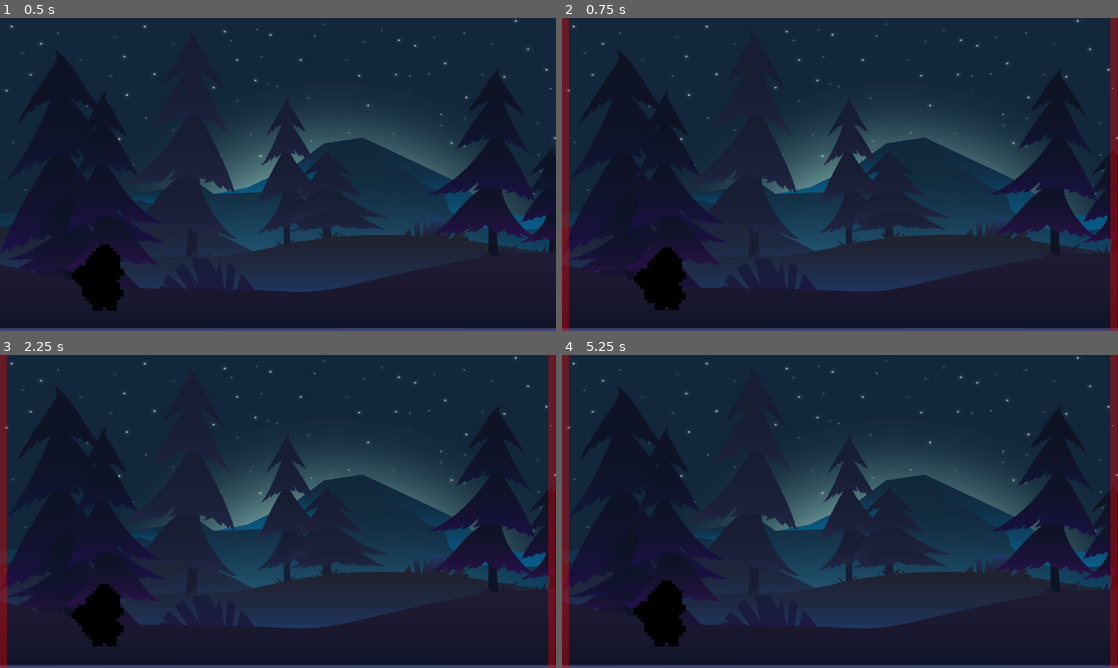
Above: before the commit, frames 1-4 (two rows, left to right).
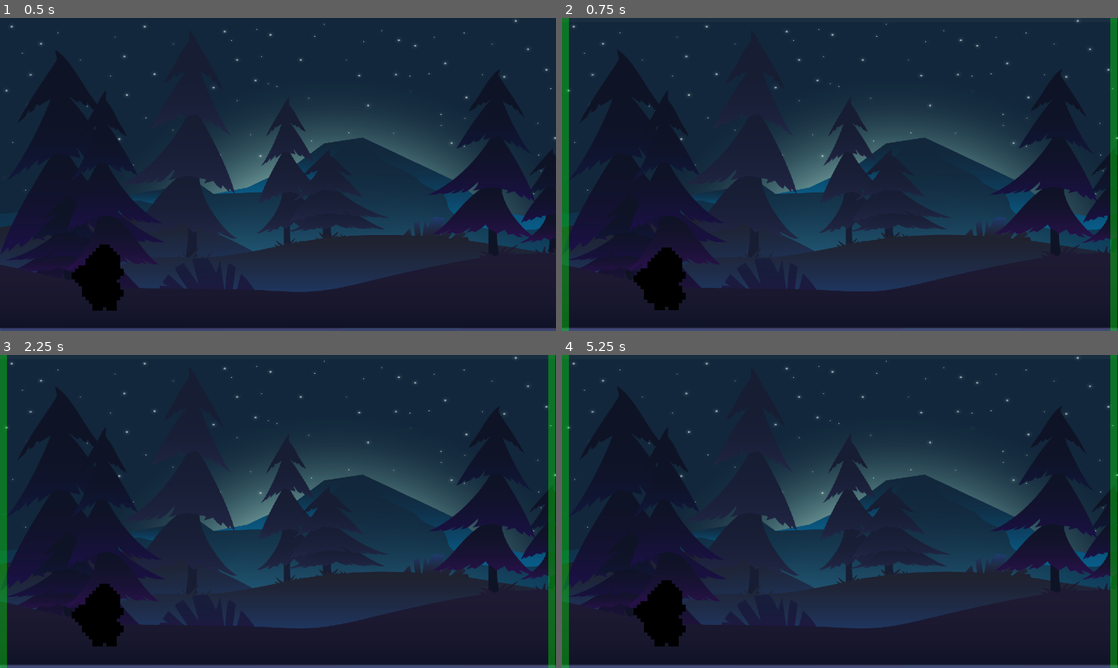
Above: after the commit, the same moments.

Repository: TsuYorudan/game
Game: Godot game, scene res://Scenes/Main.tscn
The game is run twice, just before and just after one commit, with the same random seed, the same clock (stepped at 60 frames per second) and the same inputs.
Inputs:
- Up to frame 1 (0.5 s): no input
- Up to frame 2 (0.75 s): tap Up (chaka) at 0.6 s
- Up to frame 3 (2.25 s): tap Enter at 1.25 s; tap Down (don) at 1.35 s; tap Left (pata) at 2.1 s
- Up to frame 4 (5.25 s): tap one key every 0.75 s from 2.85 s: Right (pon) Up (chaka) Down (don) Left (pata)

Frame 1 is identical in both runs. In frame 2, 2.5% of the frame differs, in the area x 0-100%, y 0-100%; in frame 3, 2.5%; in frame 4, 2.5%.

Commit message:
timing
added visual metronome and changed input window

Diff:
--- a/game-main-(2)/Scenes/Main.tscn
+++ b/game-main-(2)/Scenes/Main.tscn
@@ -17,6 +17,24 @@
 [node name="Main" type="Node2D"]
 
 [node name="RhythmSystem" parent="." instance=ExtResource("1_r150o")]
+
+[node name="BeatEffects" type="CanvasLayer" parent="RhythmSystem"]
+
+[node name="TopFlash" type="ColorRect" parent="RhythmSystem/BeatEffects"]
+anchors_preset = -1
+anchor_right = 0.993
+anchor_bottom = 1.0
+offset_right = 9.95996
+offset_bottom = -710.0
+
+[node name="BottomFlash" type="ColorRect" parent="RhythmSystem/BeatEffects"]
+anchors_preset = -1
+anchor_right = 1.0
+anchor_bottom = 1.0
+offset_left = -5.0
+offset_top = 710.0
+offset_bottom = 1.0
+grow_horizontal = 2
 
 [node name="CommandManager" type="Node" parent="." node_paths=PackedStringArray("pata_sound", "pon_sound", "don_sound", "chaka_sound")]
 script = ExtResource("2_idj7w")
@@ -45,16 +63,15 @@
 
 [node name="LeftFlash" type="ColorRect" parent="CommandManager/BeatEffects"]
 anchors_preset = -1
-anchor_right = 0.016
+anchor_right = 1.0
 anchor_bottom = 1.0
-offset_right = -4.48
+offset_right = -1264.0
 
 [node name="RightFlash" type="ColorRect" parent="CommandManager/BeatEffects"]
 anchors_preset = -1
-anchor_left = 0.983
 anchor_right = 1.0
 anchor_bottom = 1.0
-offset_left = 3.76001
+offset_left = 1262.0
 offset_right = -2.0
 offset_bottom = 1.0
 grow_horizontal = 2
--- a/game-main-(2)/Scripts/command_manager.gd
+++ b/game-main-(2)/Scripts/command_manager.gd
@@ -21,7 +21,7 @@
 const BPM: int = 120
 var beat_interval: float = 60.0 / BPM
 var last_beat_time: int
-const BEAT_WINDOW: int = 265  # Wider window (±125ms)
+const BEAT_WINDOW: int = 275  # Wider window (±125ms)
 
 func _ready() -> void:
 	last_beat_time = Time.get_ticks_msec()
@@ -107,7 +107,7 @@
 	left_tween.tween_property(left, "modulate:a", 0.0, 0.3).set_trans(Tween.TRANS_SINE).set_ease(Tween.EASE_OUT)
 	right_tween.tween_property(right, "modulate:a", 0.0, 0.3).set_trans(Tween.TRANS_SINE).set_ease(Tween.EASE_OUT)
 
-	print("✅ Tween animations applied.")
+	#print("✅ Tween animations applied.")
 
 func register_beat(beat_sound: String) -> void:
 	command_queue.append(beat_sound)
--- a/game-main-(2)/Scripts/rhythm_system.gd
+++ b/game-main-(2)/Scripts/rhythm_system.gd
@@ -11,14 +11,32 @@
 	beat_time = 60.0 / bpm
 	$Timer.wait_time = beat_time
 	$Timer.start()
+	$BeatEffects/TopFlash.modulate.a = 0.0
+	$BeatEffects/BottomFlash.modulate.a = 0.0
 	#print("RhythmSystem started. Beat time:", beat_time)  # Debugging
+
+func flash_screen(color: Color) -> void:
+	var top = $BeatEffects/TopFlash
+	var bot = $BeatEffects/BottomFlash
+
+
+	top.modulate = color
+	bot.modulate = color
+	top.modulate.a = 1.0
+	bot.modulate.a = 1.0
+
+	var top_tween = get_tree().create_tween()
+	var bot_tween = get_tree().create_tween()
+
+	top_tween.tween_property(top, "modulate:a", 0.0, 0.3).set_trans(Tween.TRANS_SINE).set_ease(Tween.EASE_OUT)
+	bot_tween.tween_property(bot, "modulate:a", 0.0, 0.3).set_trans(Tween.TRANS_SINE).set_ease(Tween.EASE_OUT)
+
+
+	#print("✅ Tween animations applied.")
 
 func _on_timer_timeout() -> void:
 	beat_count += 1  # Increment beat count
 	#print("BEAT:", beat_count)  # Debugging
 	emit_signal("beat")
 	$MetronomeSound.play()
-
-
-func _on_march_timer_timeout() -> void:
-	pass # Replace with function body.
+	flash_screen(Color.WHITE)
